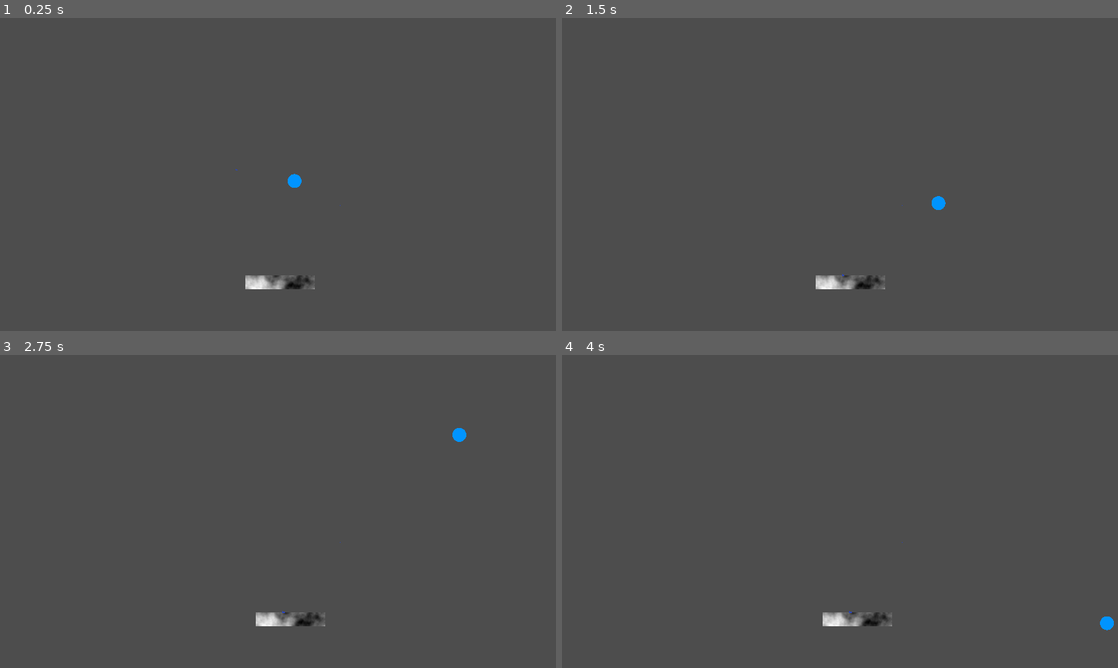
Above: before the commit, frames 1-4 (two rows, left to right).
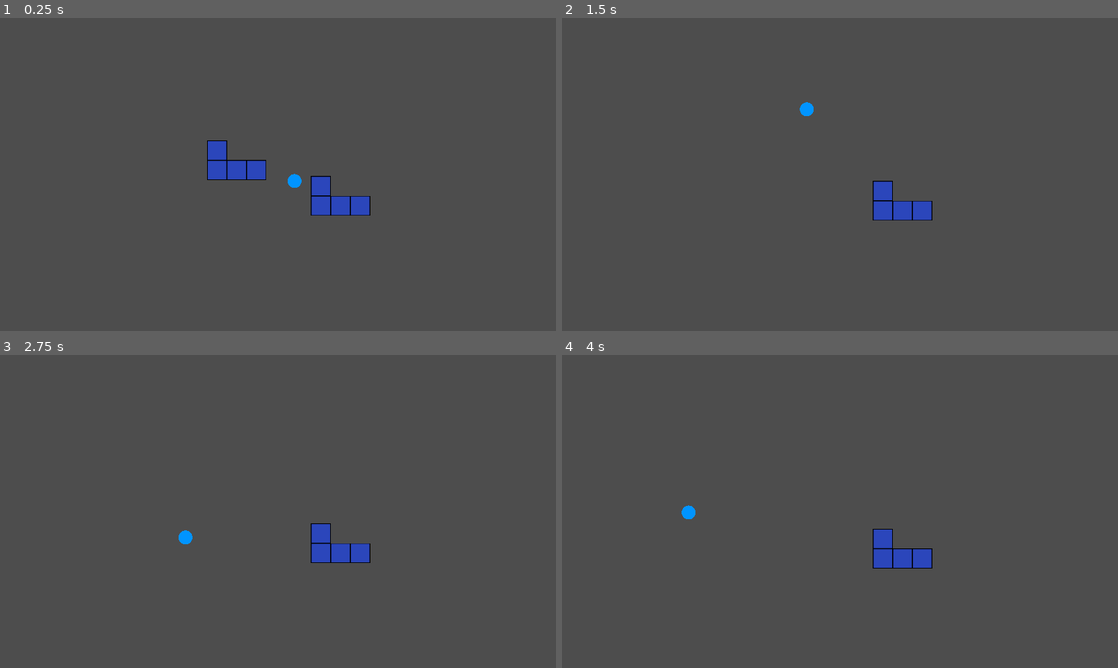
Above: after the commit, the same moments.

Repository: dadames/GMTK2024
Game: Godot game, scene res://Game/test_area.tscn
Same seed, same stepped clock (60 frames per second), same inputs: the game is played once before the commit and once after it. This scene is started directly instead of the project's main scene.
Inputs:
- Up to frame 1 (0.25 s): no input
- Up to frame 2 (1.5 s): hold Right (ui_right) 0.53-1.28 s; hold 0 0.53-1.28 s; hold Left (ui_left) from 1.28 s (still down); tap 0 at 1.35 s
- Up to frame 3 (2.75 s): release Left (ui_left) at 2.03 s; hold Right (ui_right) from 2.03 s (still down); hold 0 from 2.03 s (still down)
- Up to frame 4 (4 s): release 0 at 2.78 s; tap 0 at 2.85 s; release Right (ui_right) at 3.53 s; hold Left (ui_left) from 3.53 s (still down); hold 0 from 3.53 s (still down)

The runs differ from the first frame. In frame 1, 2.2% of the frame differs, in the area x 37-67%, y 39-87%; in frame 2, 1.4%; in frame 3, 1.5%; in frame 4, 1.5%.

Commit message:
Update test_area.tscn

Diff:
--- a/Game/test_area.tscn
+++ b/Game/test_area.tscn
@@ -11,13 +11,8 @@
 
 [node name="test area" type="Node2D"]
 
-[node name="Ball" parent="." instance=ExtResource("1_p3k5k")]
-position = Vector2(640, 256)
-speed = 500.0
-
 [node name="Paddle" parent="." instance=ExtResource("1_3oi57")]
 position = Vector2(645, 608)
-scale = Vector2(0.03125, 0.03125)
 
 [node name="StaticBody2D" type="StaticBody2D" parent="."]
 physics_material_override = SubResource("PhysicsMaterial_wnjhu")
@@ -27,13 +22,18 @@
 
 [node name="Level" type="Node" parent="." groups=["Level"]]
 script = ExtResource("1_akrbi")
+levelScale = 5.0
 
 [node name="Brick" parent="Level" instance=ExtResource("4_03qye")]
 position = Vector2(545, 350)
-scale = Vector2(22.6274, 22.6274)
+scale = Vector2(0.707112, 0.707112)
 color = Color(0.169077, 0.272924, 0.734172, 1)
 
 [node name="Brick2" parent="Level" instance=ExtResource("4_03qye")]
 position = Vector2(784, 432)
-scale = Vector2(22.6274, 22.6274)
+scale = Vector2(0.707112, 0.707112)
 color = Color(0.169077, 0.272924, 0.734172, 1)
+
+[node name="Ball" parent="." instance=ExtResource("1_p3k5k")]
+position = Vector2(640, 256)
+speed = 500.0
